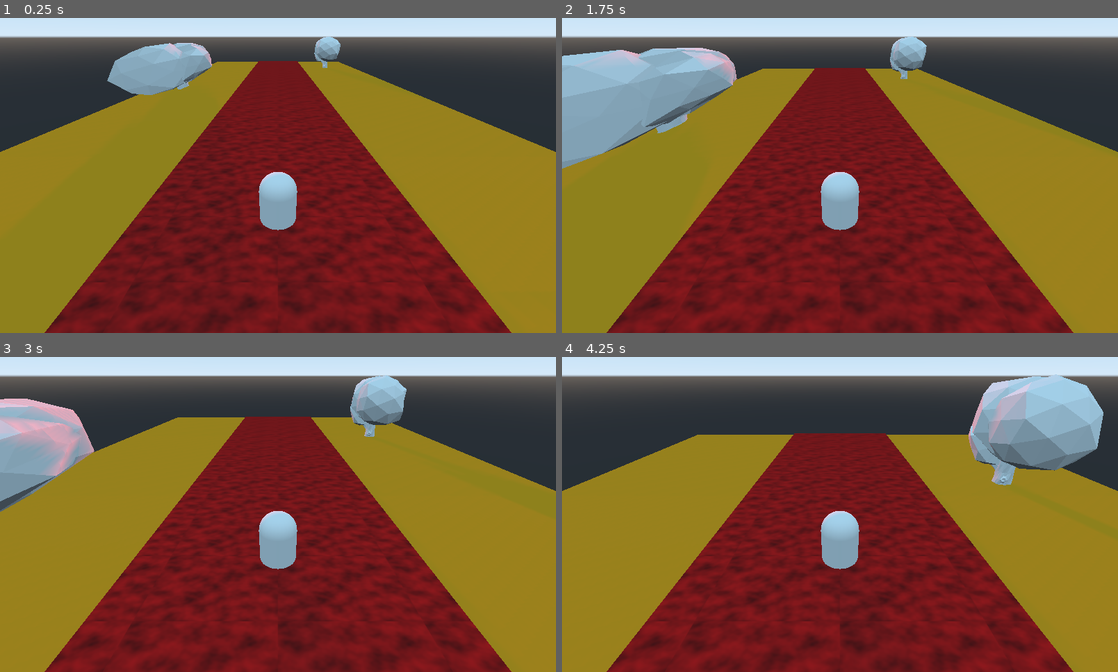
Above: before the commit, frames 1-4 (two rows, left to right).
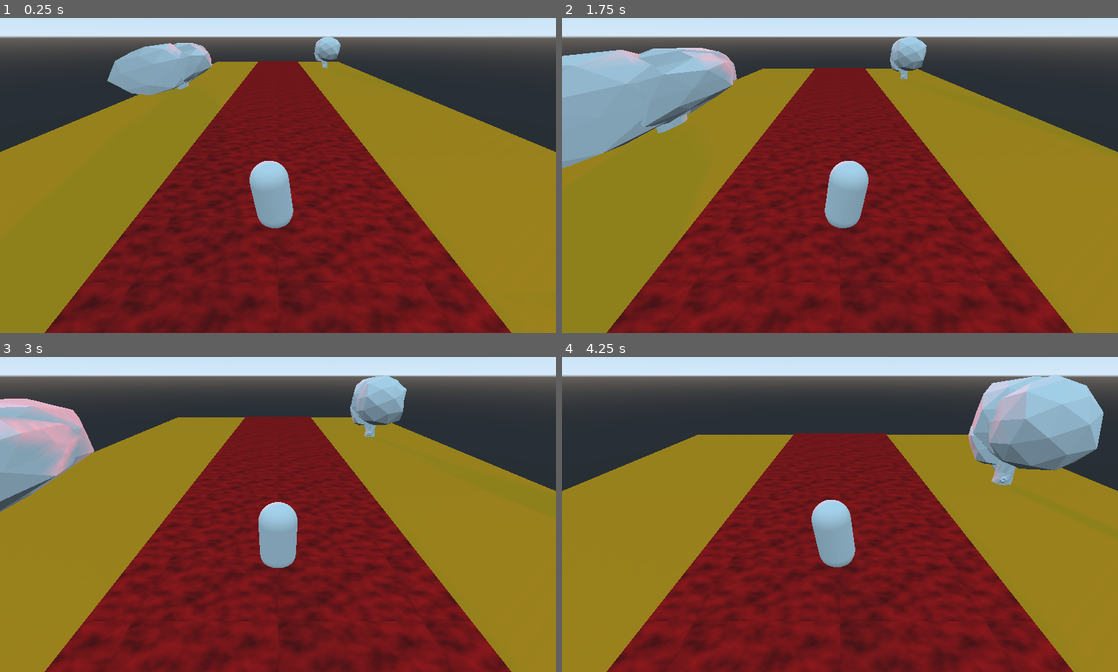
Above: after the commit, the same moments.

Repository: TJKwolf/runnergame2022
Game: Godot game, scene res://Pääät.tscn
Same seed, same stepped clock (60 frames per second), same inputs: the game is played once before the commit and once after it.
Inputs:
- Up to frame 1 (0.25 s): no input
- Up to frame 2 (1.75 s): no input
- Up to frame 3 (3 s): no input
- Up to frame 4 (4.25 s): no input

The runs differ from the first frame. In frame 1, 0.8% of the frame differs, in the area x 44-54%, y 45-68%; in frame 2, 0.8%; in frame 3, 0.4%; in frame 4, 0.8%.

Commit message:
hahmohuojuuu

Diff:
--- a/player.gd
+++ b/player.gd
@@ -2,6 +2,12 @@
 
 var run_speed : float = 8.0
 
+var time : float = 0.0
+var step_freq : float = 2.0
+var step_height : float = 0.2
+var step_tilt : float = 8.0
+
+onready var boby_Hinge = $BobyHinge
 # Declare member variables here. Examples:
 # var a = 2
 # var b = "text"
@@ -17,4 +23,7 @@
 #	pass
 
 func _physics_process(delta):
+	boby_Hinge.translation.y = step_height * (1 + sin(2.0 * PI * step_freq * time))
+	time += delta
+	boby_Hinge.rotation_degrees.z = step_tilt * sin(PI * step_freq * time)
 	move_and_slide(Vector3(0,0, -run_speed))
--- a/player.tscn
+++ b/player.tscn
@@ -8,9 +8,12 @@
 [node name="player" type="KinematicBody"]
 script = ExtResource( 1 )
 
-[node name="MeshInstance" type="MeshInstance" parent="."]
-transform = Transform( 1, 0, 0, 0, -4.37114e-08, 1, 0, -1, -4.37114e-08, 0, 1.00341, 0 )
-mesh = SubResource( 1 )
-
 [node name="Camera" type="Camera" parent="."]
 transform = Transform( 1, 0, 0, 0, 0.866025, 0.5, 0, -0.5, 0.866025, 0, 5, 5 )
+
+[node name="BobyHinge" type="Spatial" parent="."]
+
+[node name="MeshInstance" type="MeshInstance" parent="BobyHinge"]
+transform = Transform( 1, 0, 0, 0, -4.37114e-08, 1, 0, -1, -4.37114e-08, 0, 1.10394, 0 )
+mesh = SubResource( 1 )
+skeleton = NodePath("../..")
